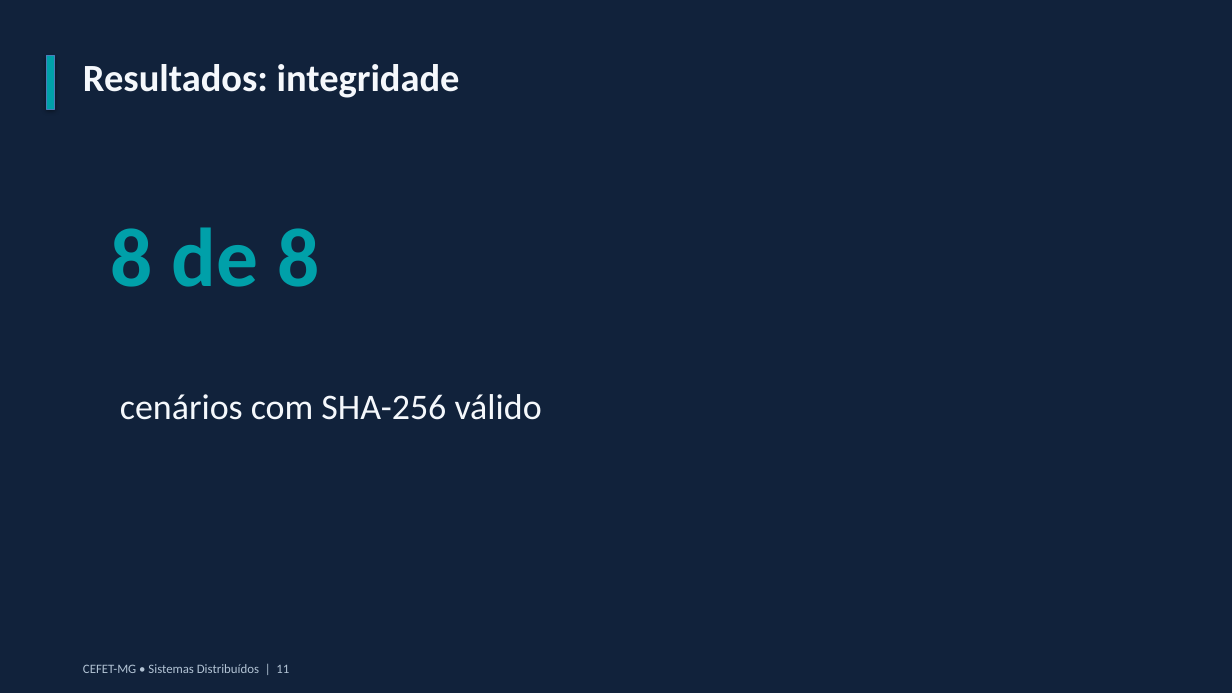
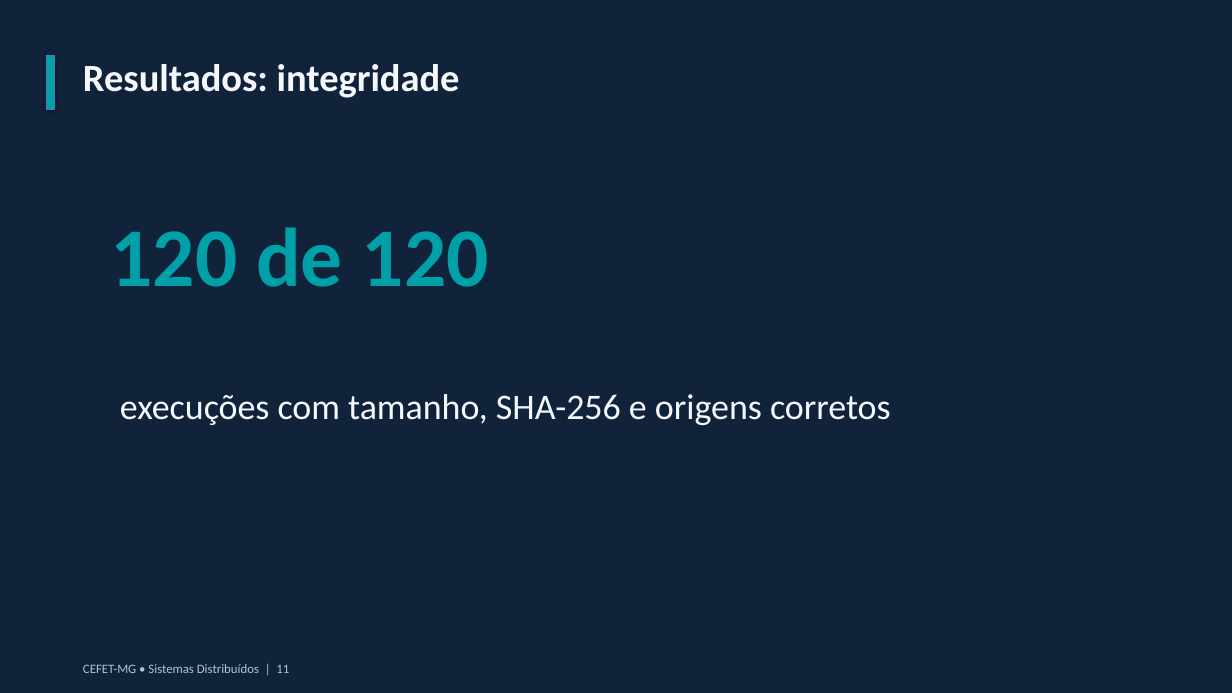
Before and after one commit to allinesferreira/CEFET-SD_TP2, a slide deck: slide 11 of docs/apresentacao.pptx. Drawn at 1232x693 pixels with LibreOffice and Linux fonts; fonts in the diff are those of the drawing. Boxes give left, top, right and bottom in pixels: in the first picture for what was removed or moved away, otherwise in the second. Text is boxed around its words. In the diff, an @@ line names an element or a change of style, - is before the commit and + after.

```diff
--- a/docs/apresentacao.pptx
+++ b/docs/apresentacao.pptx
@@ text at [111,227,489,287]: text changed @@
-8 de 8
+120 de 120
@@ text at [120,394,891,425]: text changed @@
-cenários com SHA-256 válido
+execuções com tamanho, SHA-256 e origens corretos
```
Also in this commit, not shown: 9 other slides changed.
